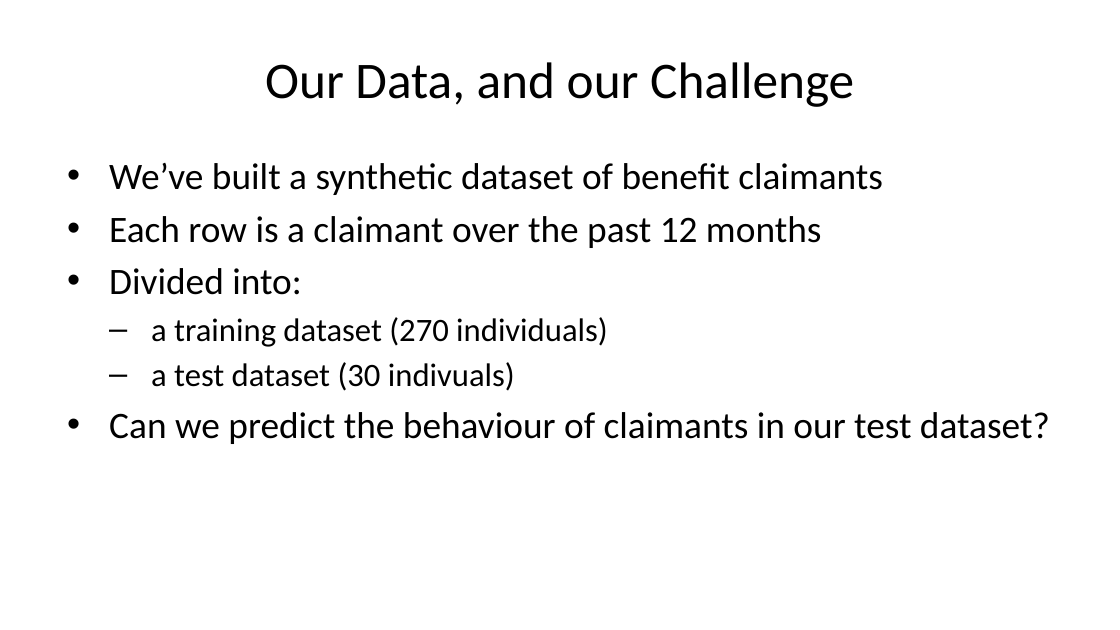
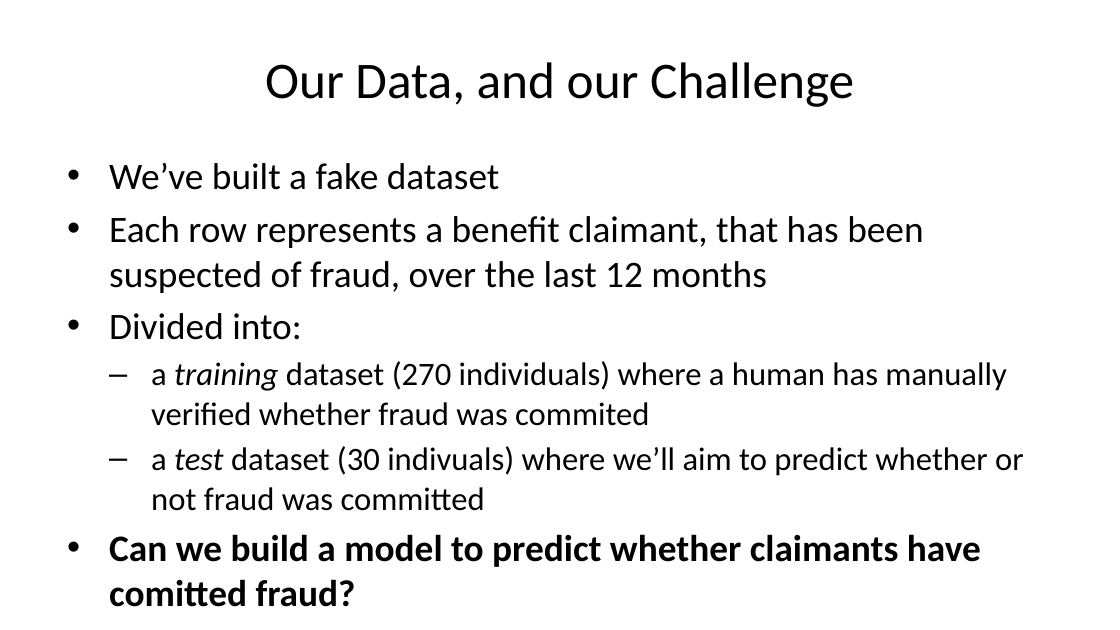
Before and after one commit to AndreasVarotsis/applied-modelling, a slide deck: slide 3 of slides/modelling-tutorial-senior-leaders-ppt.pptx. Drawn at 1120x630 pixels with LibreOffice and Linux fonts; fonts in the diff are those of the drawing. Boxes give left, top, right and bottom in pixels: in the first picture for what was removed or moved away, otherwise in the second. Text is boxed around its words. In the diff, an @@ line names an element or a change of style, - is before the commit and + after.

```diff
--- a/slides/modelling-tutorial-senior-leaders-ppt.pptx
+++ b/slides/modelling-tutorial-senior-leaders-ppt.pptx
@@ text at (x1=109, y1=163, x2=923, y2=293): text changed @@
-• We’ve built a synthetic dataset of benefit claimants
-• Each row is a claimant over the past 12 months
+• We’ve built a fake dataset
+• Each row represents a benefit claimant, that has been suspected of fraud, over the last 12 months
@@ text at (x1=109, y1=361, x2=1024, y2=567): text changed @@
-  – a training dataset (270 individuals)
-  – a test dataset (30 indivuals)
-• Can we predict the behaviour of claimants in our test dataset?
+  – a training dataset (270 individuals) where a human has manually verified whether fraud was commited
+  – a test dataset (30 indivuals) where we’ll aim to predict whether or not fraud was committed
+• Can we build a model to predict whether claimants have comitted fraud?
```
Also in this commit, not shown: 8 other slides changed, 5 slides added, 1 slide removed, 7 other files.
